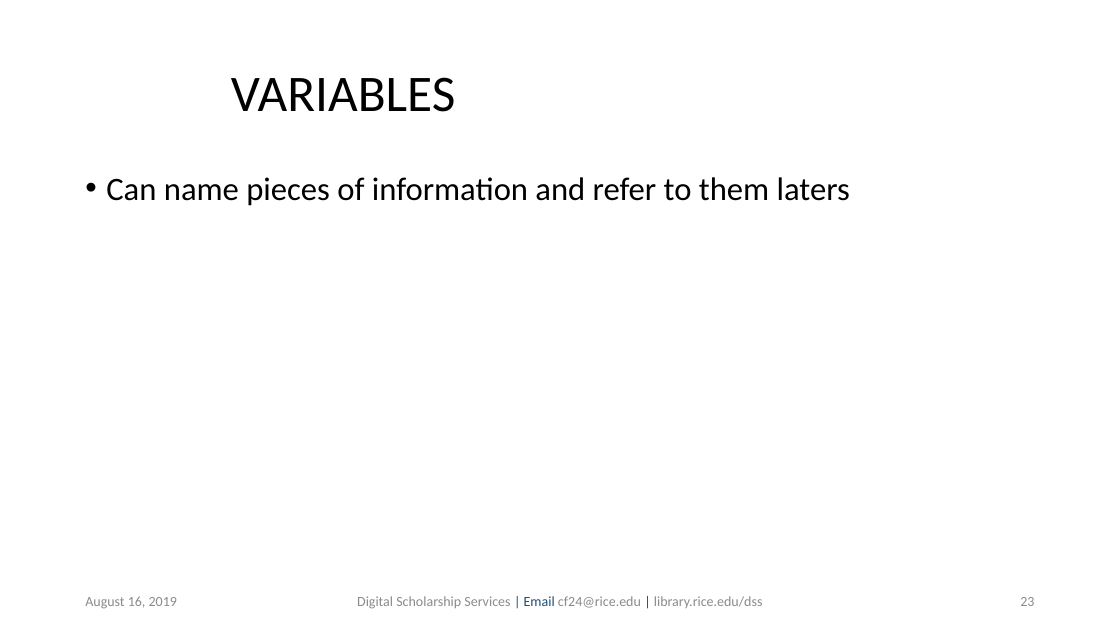
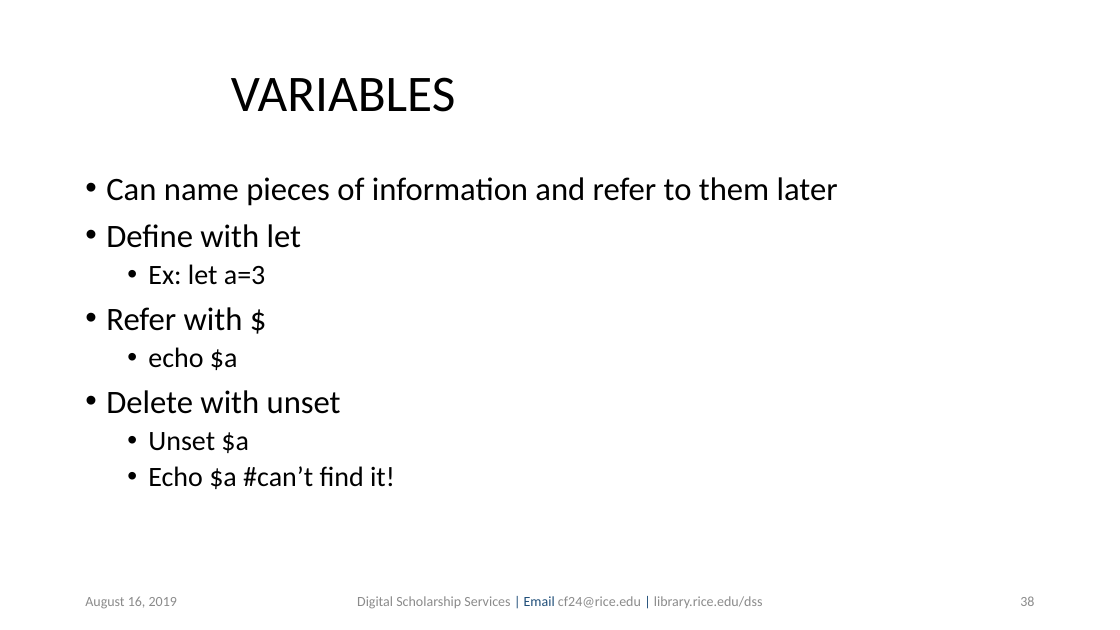
Before and after one commit to bakitybacon/rice-data-and-donuts, a slide deck: slide 38 of bash/Introduction to Bash.pptx (slide 23 before the commit). Drawn at 1120x630 pixels with LibreOffice and Linux fonts; fonts in the diff are those of the drawing; background and template pictures are left out. Boxes give left, top, right and bottom in pixels: in the first picture for what was removed or moved away, otherwise in the second. Text is boxed around its words. In the diff, an @@ line names an element or a change of style, - is before the commit and + after.

```diff
--- a/bash/Introduction to Bash.pptx
+++ b/bash/Introduction to Bash.pptx
@@ text at <box>106,177,838,489</box>: text changed @@
-• Can name pieces of information and refer to them laters
+• Can name pieces of information and refer to them later
+• Define with let
+  • Ex: let a=3
+• Refer with $
+  • echo $a
+• Delete with unset
+  • Unset $a
+  • Echo $a #can’t find it!
@@ page number at <box>1020,596,1034,606</box>: text changed @@
-23
+38
```
Also in this commit, not shown: 10 other slides changed, 3 slides added, 1 slide removed.
